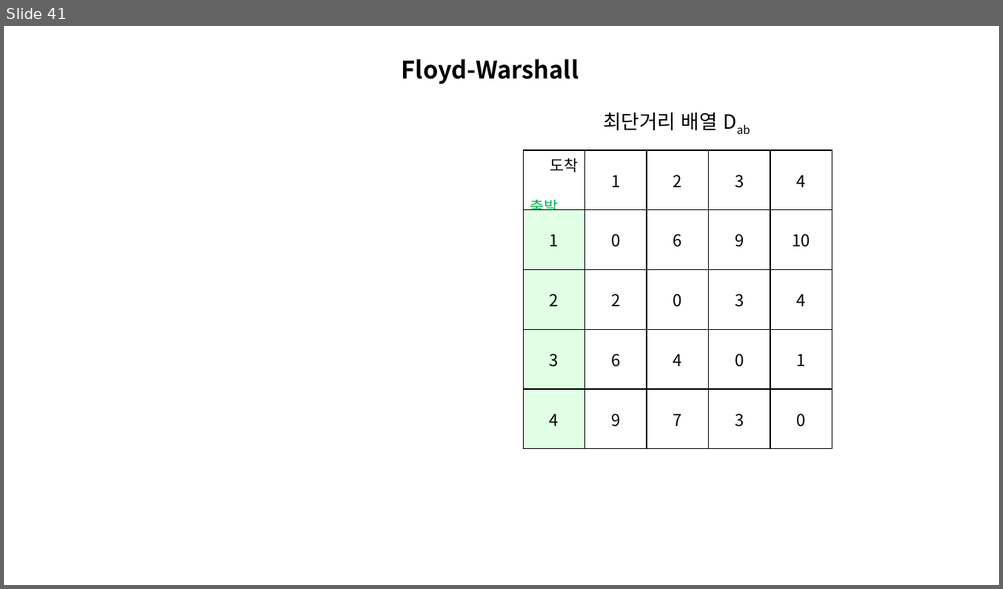
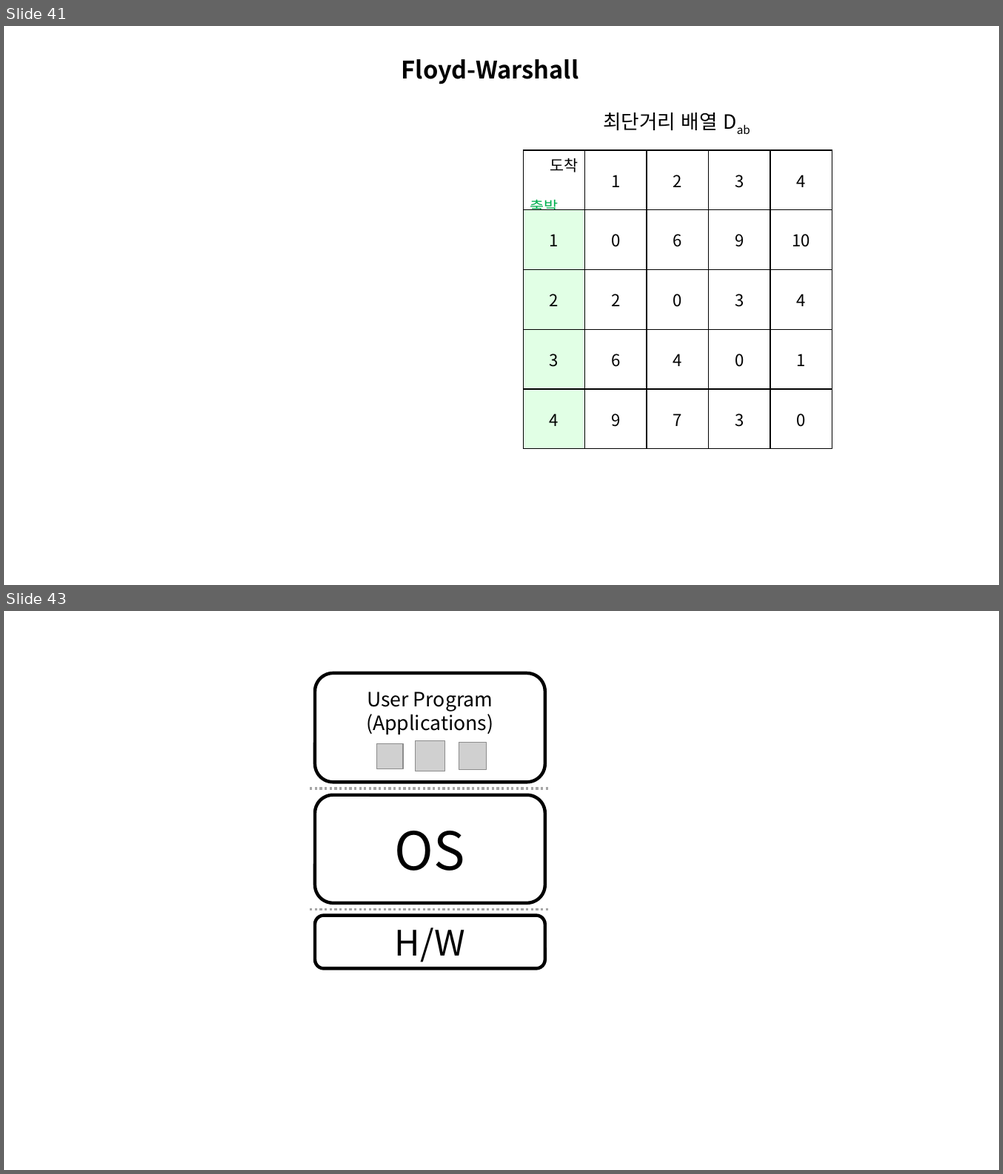
Before and after one commit to momo1108/blog, a slide deck: assets/etc/이미지제작용.pptx. Shown one above the other, each under a label of ours: slide 41 before the commit, slides 41 and 43 after it; the slides between them are not shown. The pictures are 1003x589 and 1003x1174 pixels, drawn with LibreOffice and Linux fonts; fonts in the diff are those of the drawing; grey boxes stand for pictures. Boxes give left, top, right and bottom in pixels: in the first picture for what was removed or moved away, otherwise in the second. Text is boxed around its words. In the diff, an @@ line names an element or a change of style, - is before the commit and + after.

```diff
--- a/assets/etc/이미지제작용.pptx
+++ b/assets/etc/이미지제작용.pptx
@@ slide 43 added at <box>4,611,999,1170</box>, background #FFFFFF @@
@@ rounded rectangle added at <box>315,673,545,782</box>, outline #000000 3 pt @@
@@ text added at <box>366,692,493,735</box>, 18 pt, text #000000 @@
+User Program
+(Applications)
@@ picture added at <box>376,743,403,768</box> @@
@@ picture added at <box>415,741,445,772</box> @@
@@ picture added at <box>458,743,486,770</box> @@
@@ line added from (310, 789) to (550, 789), #A6A6A6 2.25 pt dashed @@
@@ rounded rectangle added at <box>315,795,545,903</box>, outline #000000 3 pt, 48 pt, text #000000 @@
+OS
@@ line added from (310, 909) to (550, 909), #A6A6A6 2.25 pt dashed @@
@@ rounded rectangle added at <box>315,916,545,968</box>, outline #000000 3 pt, 32 pt, text #000000 @@
+H/W
```
Also in this commit, not shown: 3 other slides added, 8 other files.
